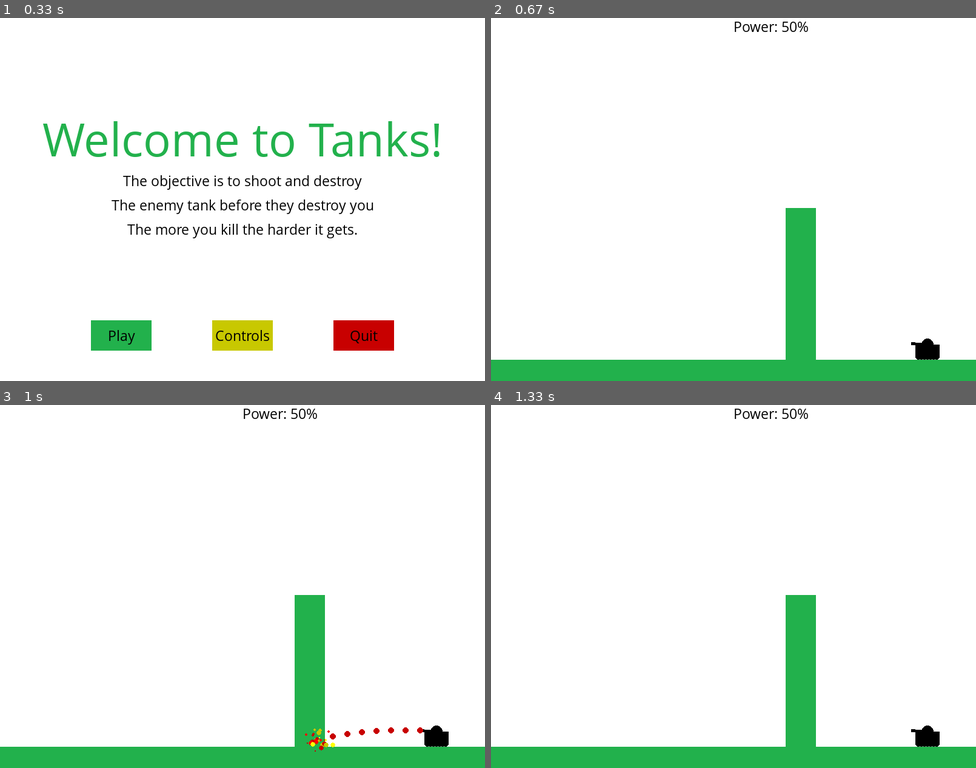
Above: before the commit, frames 1-4 (two rows, left to right).
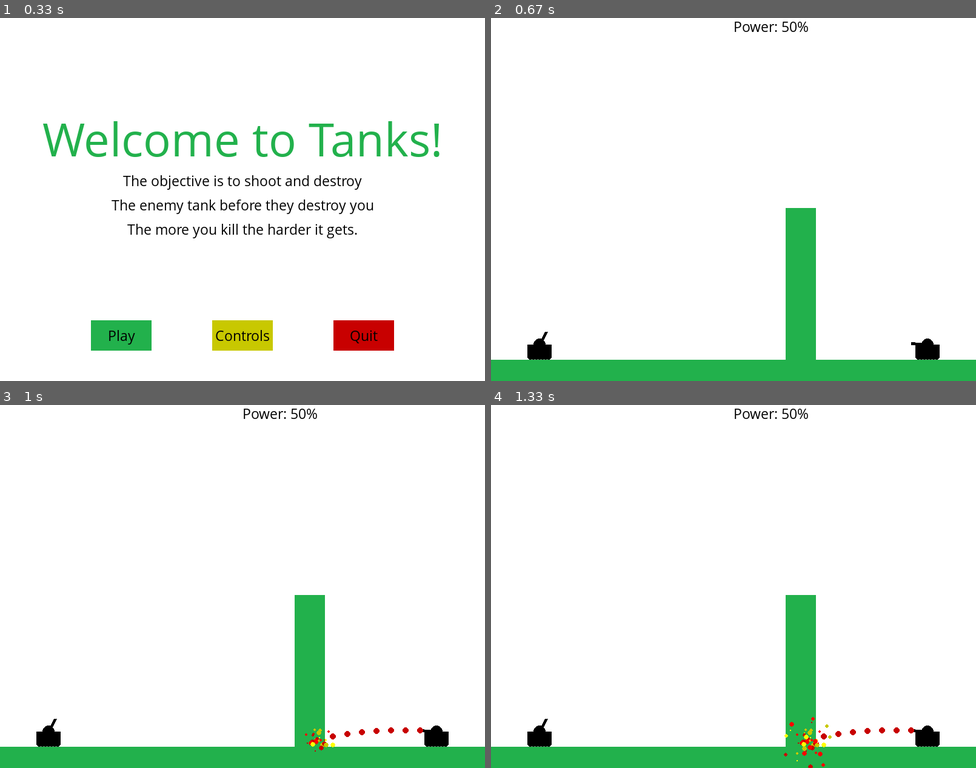
Above: after the commit, the same moments.

Repository: AleksanderTom/Pygame-tests
Game: pygame game, started from tanks.py
Two runs of this game, one before a commit and one after it. Both use one fixed random seed, a clock stepped at 60 frames per second and the inputs below.
Inputs:
- Up to frame 1 (0.33 s): no input
- Up to frame 2 (0.67 s): click "Play" at 0.42 s
- Up to frame 3 (1 s): tap Space at 0.67 s
- Up to frame 4 (1.33 s): no input

Frame 1 is identical in both runs. In frame 2, 0.3% of the frame differs, in the area x 7-13%, y 86-95%; in frame 3, 0.3%; in frame 4, 0.6%, in the area x 7-88%, y 85-100%.

Commit message:
enemy fires back

Diff:
--- a/tanks.py
+++ b/tanks.py
@@ -114,6 +114,33 @@
     return possibleTurrets[turPos]
 
 
+def enemy_tank(x, y, turPos):
+    x = int(x)
+    y = int(y)
+
+    possibleTurrets = [(x + 27, y - 2),
+                       (x + 26, y - 5),
+                       (x + 25, y - 8),
+                       (x + 23, y - 12),
+                       (x + 20, y - 14),
+                       (x + 18, y - 15),
+                       (x + 15, y - 17),
+                       (x + 13, y - 19),
+                       (x + 11, y - 21)
+                       ]
+
+    pygame.draw.circle(gameDisplay, black, (x, y), int(tankHeight / 2))
+    pygame.draw.rect(gameDisplay, black, (x - tankHeight, y, tankWidth, tankHeight))
+    pygame.draw.line(gameDisplay, black, (x, y), possibleTurrets[turPos], turretWidth)
+
+    wheel_displacement = 15
+    for i in range(0, 7):
+        pygame.draw.circle(gameDisplay, black, (x - wheel_displacement, y + 20), wheelWidth)
+        wheel_displacement -= 5
+
+    return possibleTurrets[turPos]
+
+
 def explosion(x, y, size=50):
 
     explode = True
@@ -147,7 +174,6 @@
 
     fire = True
     startingShell = list(xy)
-    print("Fire!", xy)
 
     while fire:
         for event in pygame.event.get():
@@ -157,9 +183,95 @@
             if event.type == pygame.K_p:
                 pause()
         pygame.draw.circle(gameDisplay, red, (startingShell[0], startingShell[1]), 5)
+
         startingShell[0] -= (12 - turPos) * 2
 
         startingShell[1] += int((((startingShell[0] - xy[0]) * 0.015 / (gunPower / 50)) ** 2) - (turPos + turPos / (12 - turPos)))
+
+        if startingShell[1] > display_height - ground_level:
+            hit_x = int((startingShell[0] * display_height - ground_level) / startingShell[1])
+            hit_y = int(display_height - ground_level)
+            explosion(hit_x, hit_y)
+            fire = False
+
+        check_x_1 = startingShell[0] <= x_location + barrier_width
+        check_x_2 = startingShell[0] >= x_location
+
+        check_y_1 = startingShell[1] <= display_height
+        check_y_2 = startingShell[1] >= display_height - randomHeight
+
+        if check_x_1 and check_x_2 and check_y_1 and check_y_2:
+            hit_x = int(startingShell[0])
+            hit_y = int(startingShell[1])
+            explosion(hit_x, hit_y)
+            fire = False
+
+        pygame.display.update()
+        clock.tick(100)
+
+
+def e_fireShell(xy, tankX, tankY, turPos, gunPower, x_location, barrier_width, randomHeight, p_tankX, p_tankY):
+
+    currentPower = 1
+    power_found = False
+
+    while not power_found:
+        currentPower += 1
+        if currentPower > 100:
+            power_found = True
+
+        fire = True
+        startingShell = list(xy)
+
+        while fire:
+            for event in pygame.event.get():
+                if event.type == pygame.QUIT:
+                    pygame.quit()
+                    quit()
+                if event.type == pygame.K_p:
+                    pause()
+            # pygame.draw.circle(gameDisplay, red, (startingShell[0], startingShell[1]), 5)
+
+            startingShell[0] += (12 - turPos) * 2
+            startingShell[1] += int((((startingShell[0] - xy[0]) * 0.015 / (currentPower / 50)) ** 2) - (turPos + turPos / (12 - turPos)))
+
+            if startingShell[1] > display_height - ground_level:
+                hit_x = int((startingShell[0] * display_height - ground_level) / startingShell[1])
+                hit_y = int(display_height - ground_level)
+                # explosion(hit_x, hit_y)
+                if p_tankX + 10 > hit_x > p_tankX - 10:
+                    print('target aquired')
+                    power_found = True
+                fire = False
+
+            check_x_1 = startingShell[0] <= x_location + barrier_width
+            check_x_2 = startingShell[0] >= x_location
+
+            check_y_1 = startingShell[1] <= display_height
+            check_y_2 = startingShell[1] >= display_height - randomHeight
+
+            if check_x_1 and check_x_2 and check_y_1 and check_y_2:
+                hit_x = int(startingShell[0])
+                hit_y = int(startingShell[1])
+                # explosion(hit_x, hit_y)
+                fire = False
+
+    fire = True
+    startingShell = list(xy)
+
+    while fire:
+        for event in pygame.event.get():
+            if event.type == pygame.QUIT:
+                pygame.quit()
+                quit()
+            if event.type == pygame.K_p:
+                pause()
+        pygame.draw.circle(gameDisplay, red, (startingShell[0], startingShell[1]), 5)
+
+        startingShell[0] += (12 - turPos) * 2
+
+        startingShell[1] += int(
+            (((startingShell[0] - xy[0]) * 0.015 / (currentPower / 50)) ** 2) - (turPos + turPos / (12 - turPos)))
 
         if startingShell[1] > display_height - ground_level:
             hit_x = int((startingShell[0] * display_height - ground_level) / startingShell[1])
@@ -317,6 +429,9 @@
     tankMove = 0
     currentTurPos = 0
     changeTur = 0
+
+    enemyTankX = display_width * 0.1
+    enemyTankY = display_height * 0.9
 
     barrier_width = 50
 
@@ -361,6 +476,8 @@
                     pause()
                 elif event.key == pygame.K_SPACE:
                     fireShell(gun, mainTankX, mainTankY, currentTurPos, fire_power, x_location, barrier_width, randomHeight)
+                    e_fireShell(enemy_gun, enemyTankX, enemyTankY, 8, 50, x_location, barrier_width, randomHeight, mainTankX, mainTankY)
+
                 elif event.key == pygame.K_a:
                     power_change = -1
                 elif event.key == pygame.K_d:
@@ -391,6 +508,7 @@
 
         gameDisplay.fill(white)
         gun = tank(mainTankX, mainTankY, currentTurPos)
+        enemy_gun = enemy_tank(enemyTankX, enemyTankY, 8)
         fire_power += power_change
 
         power(fire_power)
